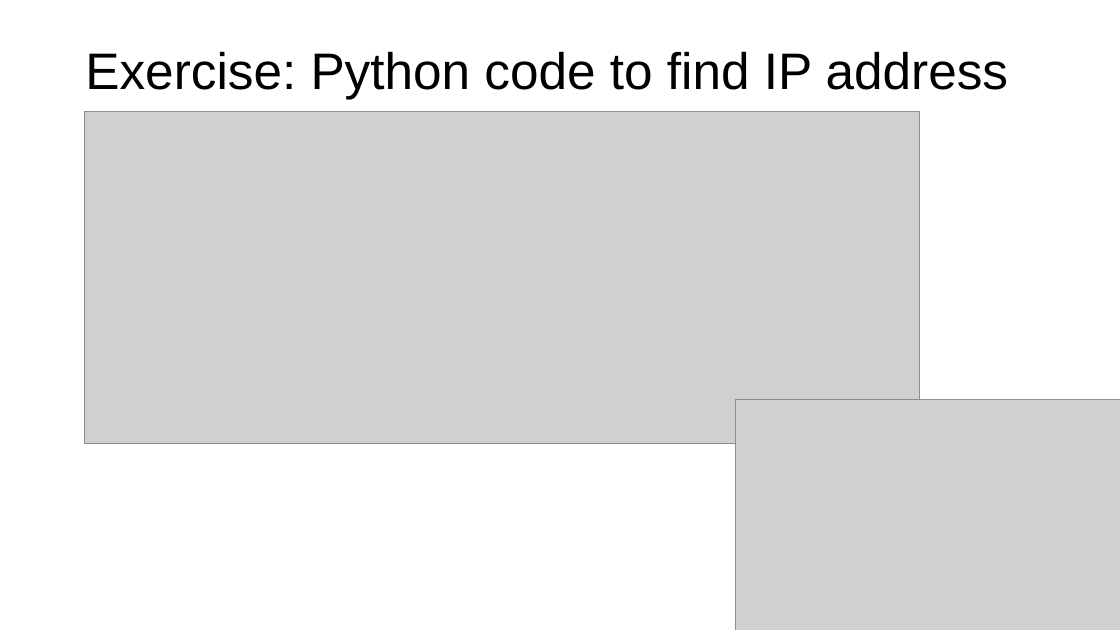
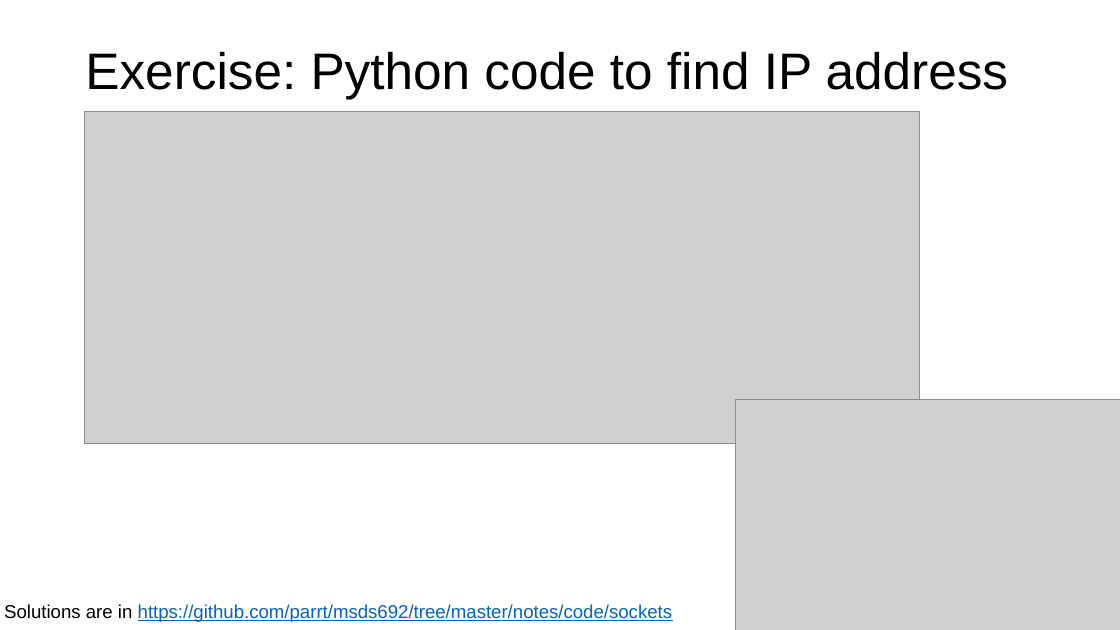
Before and after one commit to parrt/msds692, a slide deck: slide 13 of notes/sockets.pptx. Drawn at 1120x630 pixels with LibreOffice and Linux fonts; fonts in the diff are those of the drawing; grey boxes stand for pictures; background and template pictures are left out. Boxes give left, top, right and bottom in pixels: in the first picture for what was removed or moved away, otherwise in the second. Text is boxed around its words. In the diff, an @@ line names an element or a change of style, - is before the commit and + after.

```diff
--- a/notes/sockets.pptx
+++ b/notes/sockets.pptx
@@ text added at <box>4,604,673,622</box>, 16 pt, text #0563C1, underline @@
+Solutions are in https://github.com/parrt/msds692/tree/master/notes/code/sockets
```
Also in this commit, not shown: 6 other slides changed, 1 slide added, 1 slide removed, 1 other file.
